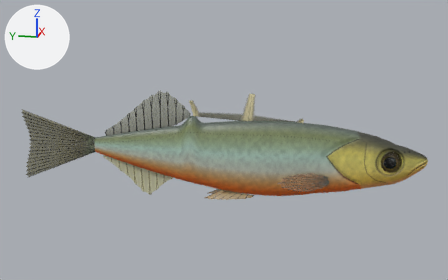
What one commit did to the glTF model assets/fish/models/ciernik.glb.
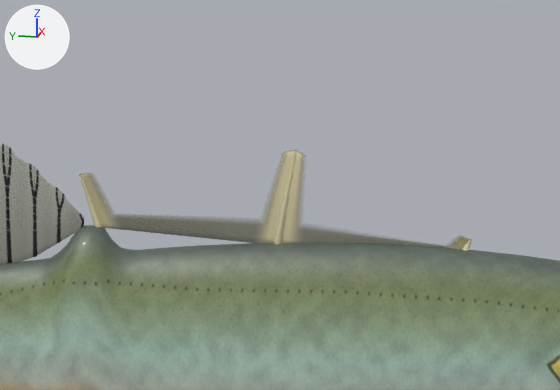
The first picture shows the older version from a 50 mm camera at (-1.428, -0.316, 0.387) aimed at (0.006, -0.029, 0.028). The close-ups show the older and then the newer version on the part from 37% to 74% of the width and 18% to 59% of the height of that picture. Only the edits that show in the close-ups are written down. The axes (+X, +Y, +Z) are drawn at upper left. The lights are the same throughout. Vertices at exactly the same position are counted once.

Objects in the first close-up: 'Body', 'FinDorsal1', 'FinDorsal2'.
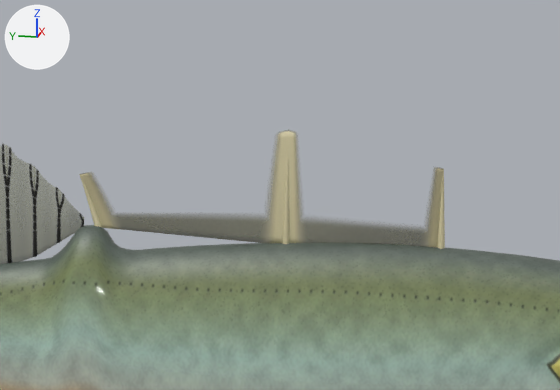
What the commit changed:
me_findorsal1 is used by ob_findorsal1; location (0.0, 0.0, 0.0).
me_findorsal1 had 378 vertices, 716 faces and spanned x -0.003..0.008, y -0.221..0.058, z 0.077..0.159.
me_findorsal1 now has 378 vertices, 716 faces and spans x -0.003..0.008, y -0.202..0.058, z 0.078..0.175.
me_findorsal1 part 1: the loose piece of 96 vertices spanning x -0.003..0.008, y -0.1..-0.084, z 0.077..0.159 is multiplied about its middle by the matrix ((1.18, -0.003, -0.019), (0.006, 1.164, 0.194), (0.018, -0.195, 1.164)), then moved by (0.0, 0.001, 0.008).
me_findorsal1 part 2: 156 of 378 vertices moved; they spanned x -0.003..0.007, y -0.221..-0.086, z 0.078..0.145 and now span x -0.003..0.007, y -0.202..-0.092, z 0.078..0.159; mean shift (0.0, 0.015, 0.023); largest move (-0.001, -0.221, 0.089) -> (-0.001, -0.2, 0.148).

Changed parts and their boxes [x1, y1, x2, y2] in the close-ups (560 x 390 px; the box of a moved part takes in the faces that stretch with it):
'FinDorsal1', reshaped (7% narrower, 17% taller)
    before: [79, 150, 472, 251]
    after: [80, 131, 445, 249]
part 1 of me_findorsal1, moved or reshaped
    before: [274, 150, 296, 244]
    after: [283, 146, 289, 244]
part 2 of me_findorsal1, moved or reshaped
    before: [81, 151, 472, 251]
    after: [80, 131, 445, 249]
